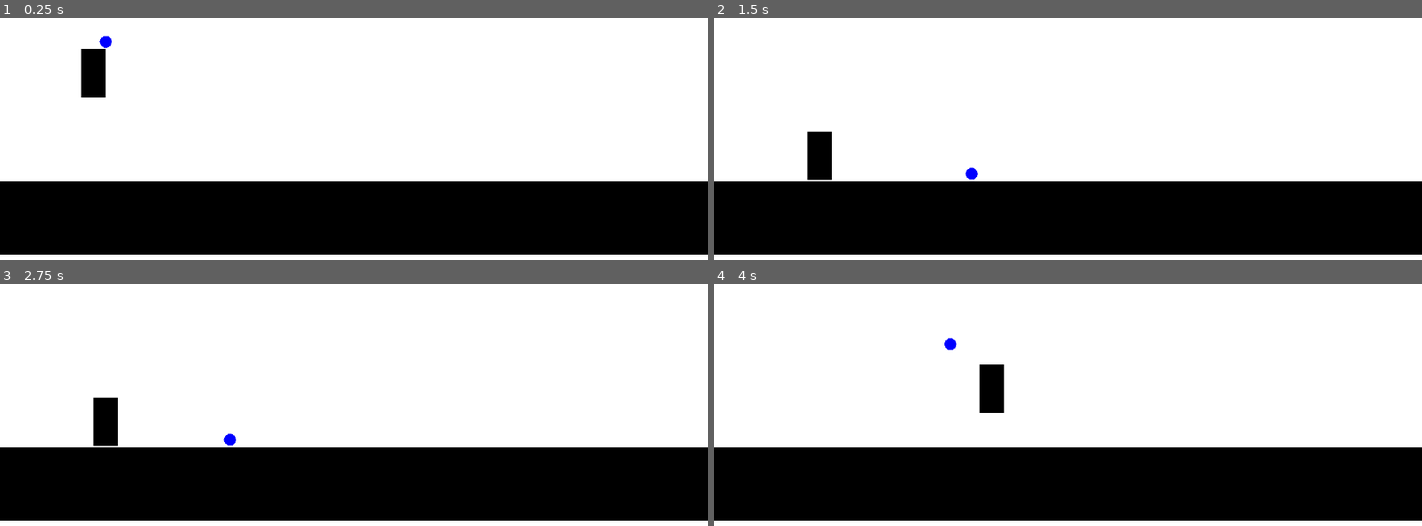
Above: before the commit, frames 1-4 (two rows, left to right).
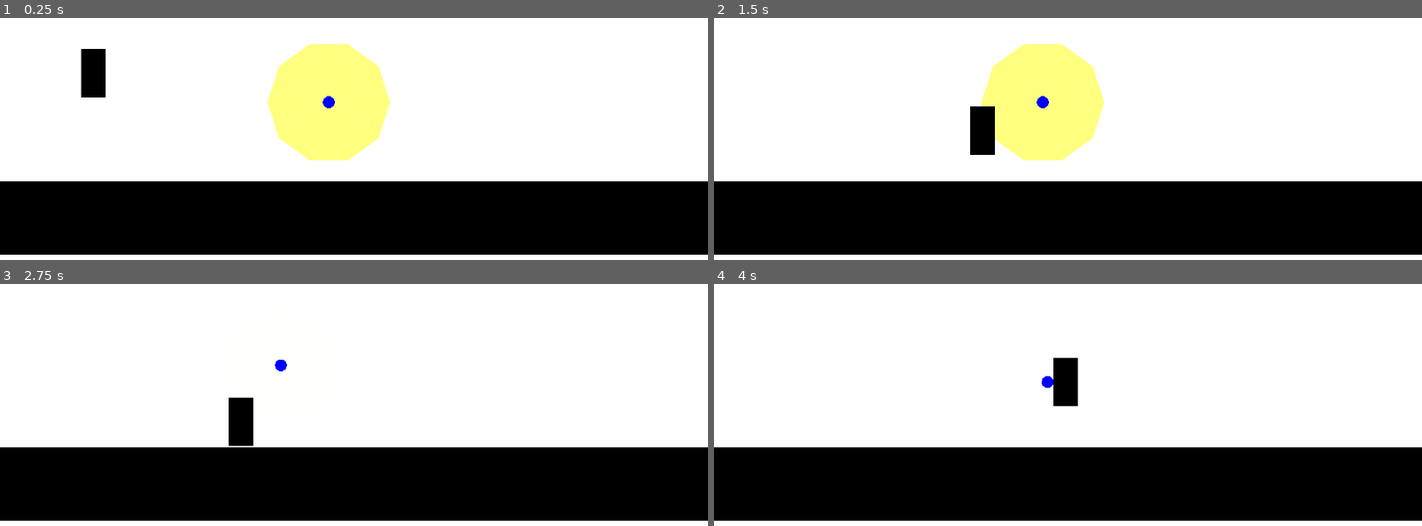
Above: after the commit, the same moments.

Repository: BaconEggsRL/ld56
Game: Godot game, scene res://game.tscn
Same seed, same stepped clock (60 frames per second), same inputs: the game is played once before the commit and once after it.
Inputs (mouse positions are in pixels of both pictures, inside the frame that each line leads up to):
- Up to frame 1 (0.25 s): no input
- Up to frame 2 (1.5 s): tap Enter (ui_accept) at 0.5, 0.77, 1.07 s; move the mouse to (1223, 117) at 0.52 s; hold Shift (charge_throw, bound only after the commit) 0.53-1.28 s; hold Right (ui_right) from 0.53 s (still down); tap Ctrl (change_control) at 0.6 s; move the mouse to (926, 155) at 1.27 s; tap Shift (charge_throw, bound only after the commit) at 1.35 s
- Up to frame 3 (2.75 s): tap Enter (ui_accept) at 1.52, 1.82, 2.3 s; click (212, 421) at 1.55 s; move the mouse to (424, 315) at 2.02 s; release Right (ui_right) at 2.03 s; hold Left (ui_left) from 2.03 s (still down); click (424, 315) at 2.1 s
- Up to frame 4 (4 s): move the mouse to (1032, 480) at 2.77 s; release Left (ui_left) at 2.78 s; hold Right (ui_right) from 2.78 s (still down); tap Enter (ui_accept) at 2.85, 3.02, 3.32, 3.77 s; tap Ctrl (change_control) at 3.05, 3.6 s; move the mouse to (1280, 460) at 3.52 s; hold Shift (charge_throw, bound only after the commit) from 3.53 s (still down)

The runs differ from the first frame. In frame 1, 6.6% of the frame differs, in the area x 14-56%, y 7-59%; in frame 2, 7.8%, in the area x 13-56%, y 10-68%; in frame 3, 1.5%; in frame 4, 1.6%.

Commit message:
movement

Diff:
--- a/entities/friend.gd
+++ b/entities/friend.gd
@@ -4,11 +4,57 @@
 var SPEED = 300.0
 var JUMP_VELOCITY = -400.0
 var FOLLOW_SPEED = 4.0
+var AURA_LERP_SPEED = 4.0
 
 @export var player : CharacterBody2D
 @onready var following_player : bool = true
 
+@onready var collect_aura = $collect_aura
+@onready var collect_area = $collect_area
+@onready var collect_area_collision = collect_area.get_node("CollisionShape2D")
+
 var y_offset = 10
+
+
+@onready var collected : bool = false
+signal friend_collected
+var lerp_color = false
+var new_color = Color(1,1,1,0)
+
+
+@onready var line_node: Line2D = get_node("Line2D")
+@onready var start_point: Marker2D = get_node("Marker2D")
+
+const MAX_TIME := 20. # Sec
+const TIME_STEP := 0.1 # Sec
+const GRAV_ACC := 9.8 # Meters/Sec^2
+
+
+# theta in radians, otherwise use deg_to_rad() before-hand
+func solve_path(v_0: float, theta: float):
+	var pts := PackedVector2Array([])
+	var t: float = 0.
+	var x: float = start_point.global_position.x
+	var y: float = start_point.global_position.y
+
+	# Godot y-axis is flipped
+	var v_x: float = v_0 * cos(theta)
+	var v_y: float = -v_0 * sin(theta)
+
+	# Very crude algorithm, specifically this is the "Euler method"
+	# For more sophesticated situations (ie > 1 projectile interacting with each other)
+	# use "Runge-Kutta Methods" or "Verlet Integration Methods"
+	while t < MAX_TIME: # No infinities
+		v_y += GRAV_ACC * TIME_STEP
+		v_x += 0 # No X Forces (no drag)
+		t += TIME_STEP
+		x += v_x * TIME_STEP
+		y += v_y * TIME_STEP
+		pts.push_back(Vector2(x, y))
+		if y > 400: # hit the ground
+			break
+	line_node.points = pts
+	return
 
 
 
@@ -28,31 +74,55 @@
 	self.SPEED = player.SPEED
 	self.JUMP_VELOCITY = player.JUMP_VELOCITY
 	player.changed_control.connect(_on_changed_control)
+	# solve_path(50, deg_to_rad(30))
 
 
 func _physics_process(delta: float) -> void:
 
+	if lerp_color:
+		self.collect_aura.color = self.collect_aura.color.lerp(new_color, delta * AURA_LERP_SPEED)
+		if self.collect_aura.color == new_color:
+			lerp_color = false
+			collect_aura.hide()
 
-	if not following_player:
-		# Add the gravity.
-		if not is_on_floor():
-			velocity += get_gravity() * delta
+	if collected:
 
-		# Handle jump.
-		if Input.is_action_just_pressed("ui_accept") and is_on_floor():
-			velocity.y = JUMP_VELOCITY
+		if not following_player:
+			# Add the gravity.
+			if not is_on_floor():
+				velocity += get_gravity() * delta
 
-		# Get the input direction and handle the movement/deceleration.
-		# As good practice, you should replace UI actions with custom gameplay actions.
-		var direction := Input.get_axis("ui_left", "ui_right")
-		if direction:
-			velocity.x = direction * SPEED
+			# Handle jump.
+			if Input.is_action_just_pressed("ui_accept") and is_on_floor():
+				velocity.y = JUMP_VELOCITY
+
+			# Get the input direction and handle the movement/deceleration.
+			# As good practice, you should replace UI actions with custom gameplay actions.
+			var direction := Input.get_axis("ui_left", "ui_right")
+			if direction:
+				velocity.x = direction * SPEED
+			else:
+				velocity.x = move_toward(velocity.x, 0, SPEED)
+
+			move_and_slide()
+
 		else:
-			velocity.x = move_toward(velocity.x, 0, SPEED)
+			var player_pos = player.position
+			var follow_pos = player_pos + Vector2(0, -y_offset*10)
+			self.position = self.position.lerp(follow_pos, delta * FOLLOW_SPEED)
 
-		move_and_slide()
 
-	else:
-		var player_pos = player.position
-		var follow_pos = player_pos + Vector2(0, -y_offset*10)
-		self.position = self.position.lerp(follow_pos, delta * FOLLOW_SPEED)
+
+func _on_collect_area_body_entered(body: Node2D) -> void:
+	print(body.name)
+	if body.is_in_group("player"):
+		collect_area_collision.call_deferred("set", "disabled", true)
+		# $Sound.play()
+		collect_area.hide()
+		friend_collected.connect(player._on_friend_collected)
+		friend_collected.emit(self)
+		self.collected = true
+
+		# print_debug(self.collect_aura.color)
+		lerp_color = true
+		# collect_aura.hide()
--- a/entities/friend.tscn
+++ b/entities/friend.tscn
@@ -1,14 +1,22 @@
-[gd_scene load_steps=4 format=3 uid="uid://cgf7ujs3uu2pv"]
+[gd_scene load_steps=5 format=3 uid="uid://cgf7ujs3uu2pv"]
 
 [ext_resource type="Script" path="res://entities/friend.gd" id="1_2fenn"]
 [ext_resource type="Script" path="res://tools/regular_polygon_2d.gd" id="1_sm4jb"]
 
 [sub_resource type="CircleShape2D" id="CircleShape2D_8oepp"]
 
+[sub_resource type="RectangleShape2D" id="RectangleShape2D_hp2rb"]
+
 [node name="friend" type="CharacterBody2D"]
 collision_layer = 2
 collision_mask = 2
 script = ExtResource("1_2fenn")
+
+[node name="collect_aura" type="Polygon2D" parent="."]
+color = Color(1, 1, 0, 0.501961)
+polygon = PackedVector2Array(100, 0, 80.9017, 58.7785, 30.9017, 95.1057, -30.9017, 95.1057, -80.9017, 58.7785, -100, 1.22461e-14, -80.9017, -58.7785, -30.9017, -95.1057, 30.9017, -95.1057, 80.9017, -58.7785)
+script = ExtResource("1_sm4jb")
+sides = 10
 
 [node name="RegularPolygon2D" type="Polygon2D" parent="."]
 color = Color(0, 0, 1, 1)
@@ -19,3 +27,16 @@
 
 [node name="CollisionShape2D" type="CollisionShape2D" parent="."]
 shape = SubResource("CircleShape2D_8oepp")
+
+[node name="Line2D" type="Line2D" parent="."]
+width = 2.0
+default_color = Color(1, 0, 1, 1)
+
+[node name="Marker2D" type="Marker2D" parent="."]
+
+[node name="collect_area" type="Area2D" parent="."]
+
+[node name="CollisionShape2D" type="CollisionShape2D" parent="collect_area"]
+shape = SubResource("RectangleShape2D_hp2rb")
+
+[connection signal="body_entered" from="collect_area" to="." method="_on_collect_area_body_entered"]
--- a/entities/player.gd
+++ b/entities/player.gd
@@ -8,17 +8,47 @@
 signal changed_control
 
 
+@onready var num_friends_collected = 0
+@onready var friends_available : Array[CharacterBody2D] = []
+
+@onready var charging_throw : bool = false
+
+
+func _on_friend_collected(friend) -> void:
+	# print_debug("collected")
+	# print_debug(friend)
+	num_friends_collected += 1
+	friends_available.append(friend)
+	# print_debug(friends_available)
+
+
+
+func _ready() -> void:
+	pass
+
+
 func _physics_process(delta: float) -> void:
 
+
 	# Check if changing input
-	if Input.is_action_just_pressed("change_control") and is_on_floor():
-		player_controlled = not player_controlled
-		changed_control.emit(player_controlled)
+	if friends_available.size() > 0:
+		if Input.is_action_just_pressed("change_control"): # and is_on_floor():
+			player_controlled = not player_controlled
+			changed_control.emit(player_controlled)
 
 
-	# Add the gravity.
-	if not is_on_floor():
-		velocity += get_gravity() * delta
+	# Check if charging throw
+	if player_controlled:
+		if Input.is_action_just_pressed("throw"):
+			if Input.is_action_pressed("charge_throw"):
+				print("throw")
+			else:
+				print("do nothing")
+		else:
+			if Input.is_action_pressed("charge_throw"):
+				charging_throw = true
+
+
 
 	if player_controlled:
 		# Handle jump.
@@ -36,4 +66,9 @@
 	else:
 		velocity.x = move_toward(velocity.x, 0, SPEED)
 
+		# Add the gravity.
+	if not is_on_floor():
+		velocity += get_gravity() * delta
+
+
 	move_and_slide()
--- a/entities/player.tscn
+++ b/entities/player.tscn
@@ -5,7 +5,7 @@
 [sub_resource type="RectangleShape2D" id="RectangleShape2D_kfmy4"]
 size = Vector2(40, 79)
 
-[node name="player" type="CharacterBody2D"]
+[node name="player" type="CharacterBody2D" groups=["player"]]
 script = ExtResource("1_2rdnr")
 
 [node name="ColorRect" type="ColorRect" parent="."]
--- a/game.tscn
+++ b/game.tscn
@@ -36,7 +36,7 @@
 color = Color(0, 0, 0, 1)
 
 [node name="friend" parent="." node_paths=PackedStringArray("player") instance=ExtResource("2_fmk3c")]
-position = Vector2(209, 220)
+position = Vector2(535, 269)
 player = NodePath("../player")
 
 [node name="player" parent="." instance=ExtResource("1_fln6j")]
--- a/project.godot
+++ b/project.godot
@@ -14,6 +14,10 @@
 run/main_scene="res://game.tscn"
 config/features=PackedStringArray("4.3", "GL Compatibility")
 config/icon="res://icon.svg"
+
+[global_group]
+
+player=""
 
 [input]
 
@@ -54,6 +58,16 @@
 "events": [Object(InputEventKey,"resource_local_to_scene":false,"resource_name":"","device":-1,"window_id":0,"alt_press …(195 unchanged characters)…
 ]
 }
+throw={
+"deadzone": 0.5,
+"events": [Object(InputEventMouseButton,"resource_local_to_scene":false,"resource_name":"","device":-1,"window_id":0,"alt_pressed":false,"shift_pressed":false,"ctrl_pressed":false,"meta_pressed":false,"button_mask":0,"position":Vector2(0, 0),"global_position":Vector2(0, 0),"factor":1.0,"button_index":1,"canceled":false,"pressed":false,"double_click":false,"script":null)
+]
+}
+charge_throw={
+"deadzone": 0.5,
+"events": [Object(InputEventKey,"resource_local_to_scene":false,"resource_name":"","device":-1,"window_id":0,"alt_pressed":false,"shift_pressed":false,"ctrl_pressed":false,"meta_pressed":false,"pressed":false,"keycode":0,"physical_keycode":4194325,"key_label":0,"unicode":0,"location":0,"echo":false,"script":null)
+]
+}
 
 [rendering]
 
Not shown, changed: goals.txt
